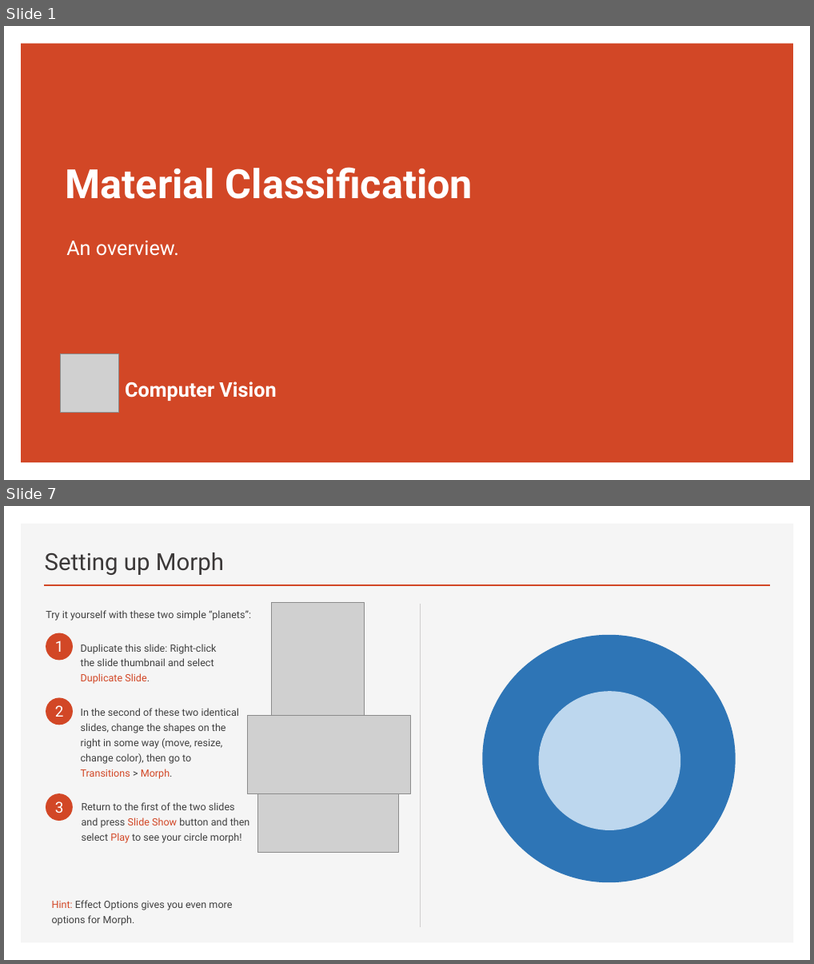
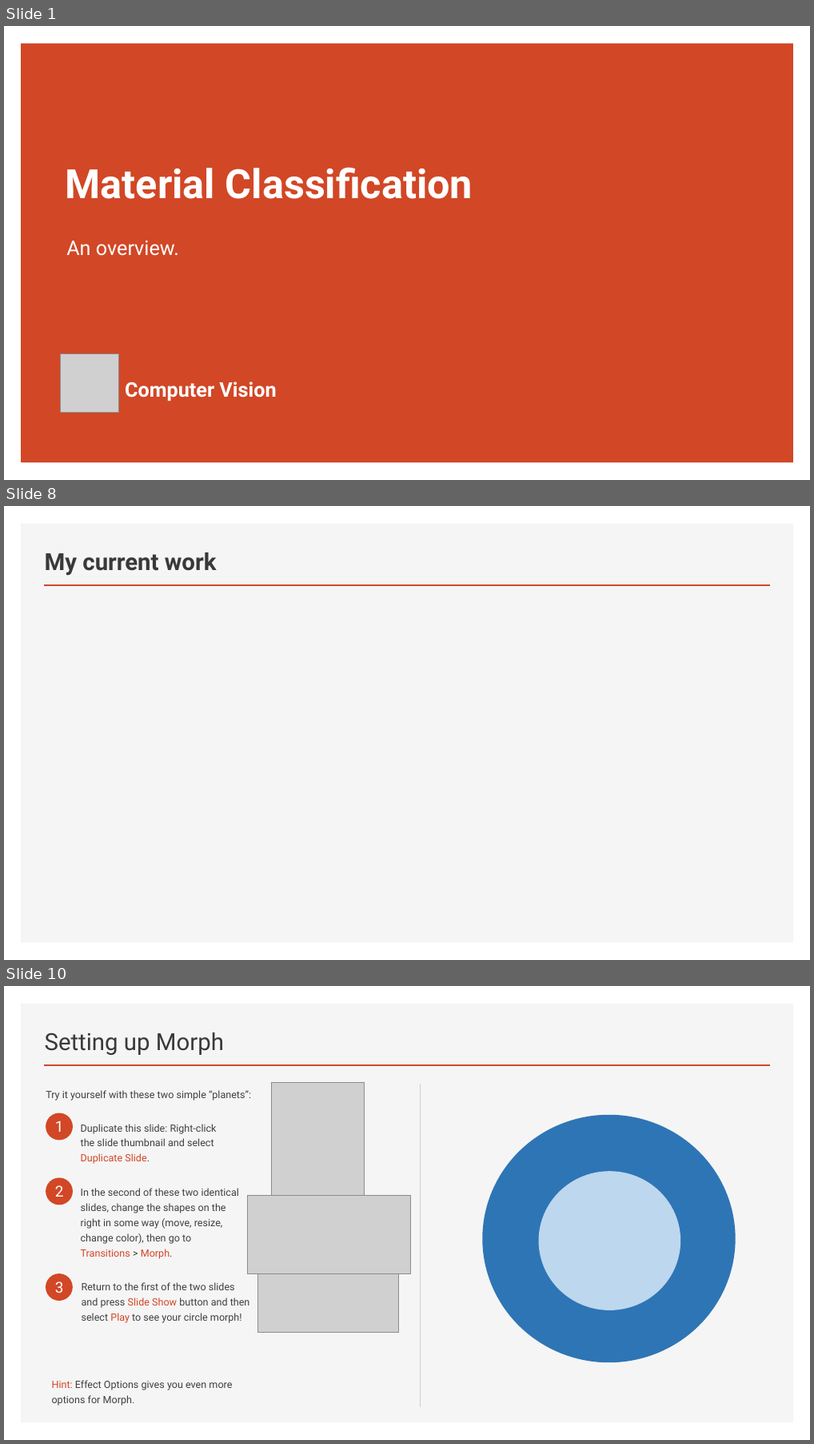
Before and after one commit to truongphucanh/material-classification, a slide deck: summary/slides/main.pptx. Shown one above the other, each under a label of ours: slides 1 and 7 before the commit, slides 1, 8 and 10 after it; the slides between them are not shown. The pictures are 814x964 and 814x1444 pixels, drawn with LibreOffice and Linux fonts; fonts in the diff are those of the drawing; grey boxes stand for pictures. Boxes give left, top, right and bottom in pixels: in the first picture for what was removed or moved away, otherwise in the second. Text is boxed around its words. In the diff, an @@ line names an element or a change of style, - is before the commit and + after.

```diff
--- a/summary/slides/main.pptx
+++ b/summary/slides/main.pptx
@@ slide 8 added at (x1=4, y1=506, x2=810, y2=960), background #1F1F1F; not listed: 2 template elements that a slide beside it also shows @@
@@ title added at (x1=45, y1=552, x2=217, y2=576), 28 pt, text #3B3838, bold @@
+My current work
@@ what was slide 7 is now slide 10 @@
```
Also in this commit, not shown: 6 slides changed, 4 other slides added, 1 slide removed.
